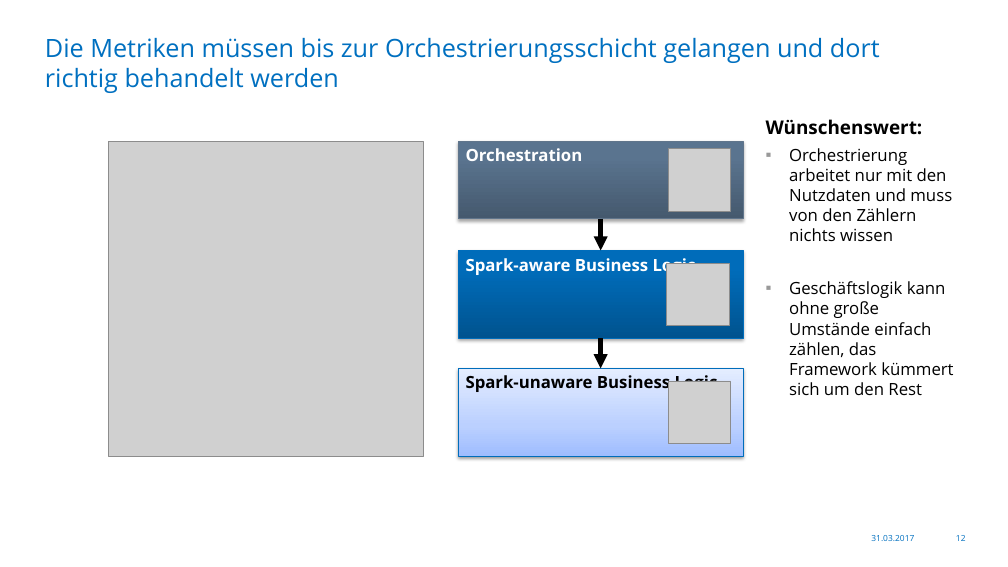
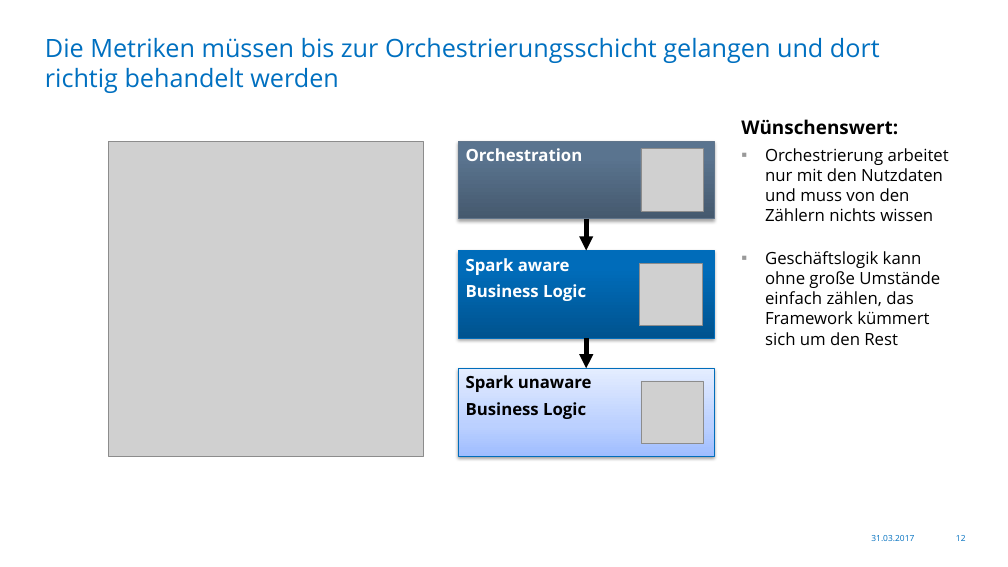
Before and after one commit to Skamandros/jug-saxony-workshop, a slide deck: slide 12 of src/slides/resources/2017-03-31-JUG-Saxony-Workshop-de.pptx. Drawn at 1008x567 pixels with LibreOffice and Linux fonts; fonts in the diff are those of the drawing; grey boxes stand for pictures; background and template pictures are left out. Boxes give left, top, right and bottom in pixels: in the first picture for what was removed or moved away, otherwise in the second. Text is boxed around its words. In the diff, an @@ line names an element or a change of style, - is before the commit and + after.

```diff
--- a/src/slides/resources/2017-03-31-JUG-Saxony-Workshop-de.pptx
+++ b/src/slides/resources/2017-03-31-JUG-Saxony-Workshop-de.pptx
@@ text "Wünschenswert:" rewrapped from [766,119,953,395] to [741,119,949,345] @@
@@ rectangle "Orchestration": place and size @@
-rectangle "Orchestration" at [458,141,743,219]
+rectangle "Orchestration" at [458,141,715,219]
@@ 3 pictures: place and size @@
-3 pictures at [667,149,731,444]
+3 pictures at [640,149,704,444]
@@ arrow moved from (600, 219) - (600, 250) to (586, 219) - (586, 250) @@
@@ rectangle "Spark aware": place and size @@
-rectangle "Spark aware" at [458,250,743,338]
+rectangle "Spark aware" at [458,250,715,338]
@@ text in rectangle at [466,258,586,301]: text changed @@
-Spark-aware Business Logic
+Spark aware
+Business Logic
@@ arrow moved from (600, 339) - (600, 368) to (586, 339) - (586, 368) @@
@@ rectangle "Spark unaware": place and size @@
-rectangle "Spark unaware" at [458,368,743,456]
+rectangle "Spark unaware" at [458,368,715,456]
@@ text in rectangle at [466,375,592,419]: text changed @@
-Spark-unaware Business Logic
+Spark unaware
+Business Logic
```
Also in this commit, not shown: 1 other slide changed.
